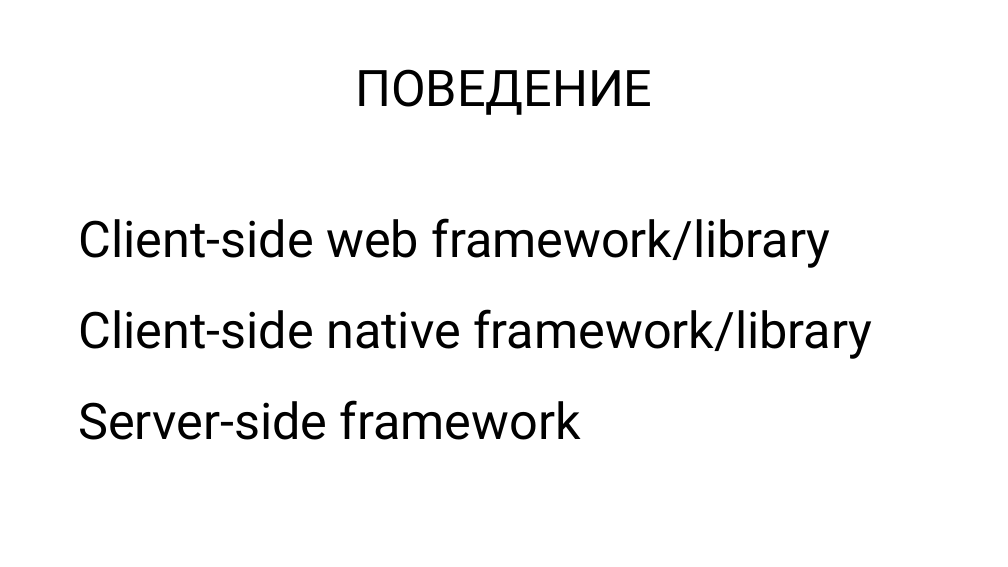
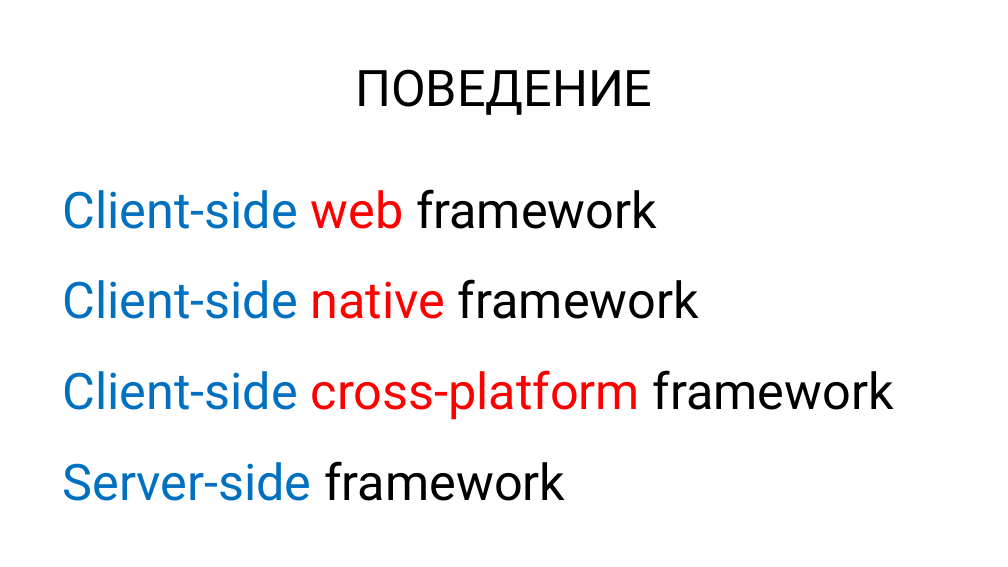
Before and after one commit to rkhaimov/brain-gym, a slide deck: slide 27 of Презентация.pptx (slide 36 before the commit). Drawn at 1008x567 pixels with LibreOffice and Linux fonts; fonts in the diff are those of the drawing. Boxes give left, top, right and bottom in pixels: in the first picture for what was removed or moved away, otherwise in the second. Text is boxed around its words. In the diff, an @@ line names an element or a change of style, - is before the commit and + after.

```diff
--- a/Презентация.pptx
+++ b/Презентация.pptx
@@ text "Client-side web framework": place and size @@
-text "Client-side web framework" at <box>78,218,872,440</box>
+text "Client-side web framework" at <box>62,189,894,501</box>
@@ text at <box>62,189,894,420</box>: text changed; text colour #000000 to #0070C0 @@
-Client-side web framework/library
-Client-side native framework/library
+Client-side web framework
+Client-side native framework
+Client-side cross-platform framework
@@ text at <box>62,461,565,501</box>: text colour #000000 to #0070C0 in "Server-side" @@
```
Also in this commit, not shown: 2 other slides changed, 33 slides added, 4 slides removed.
